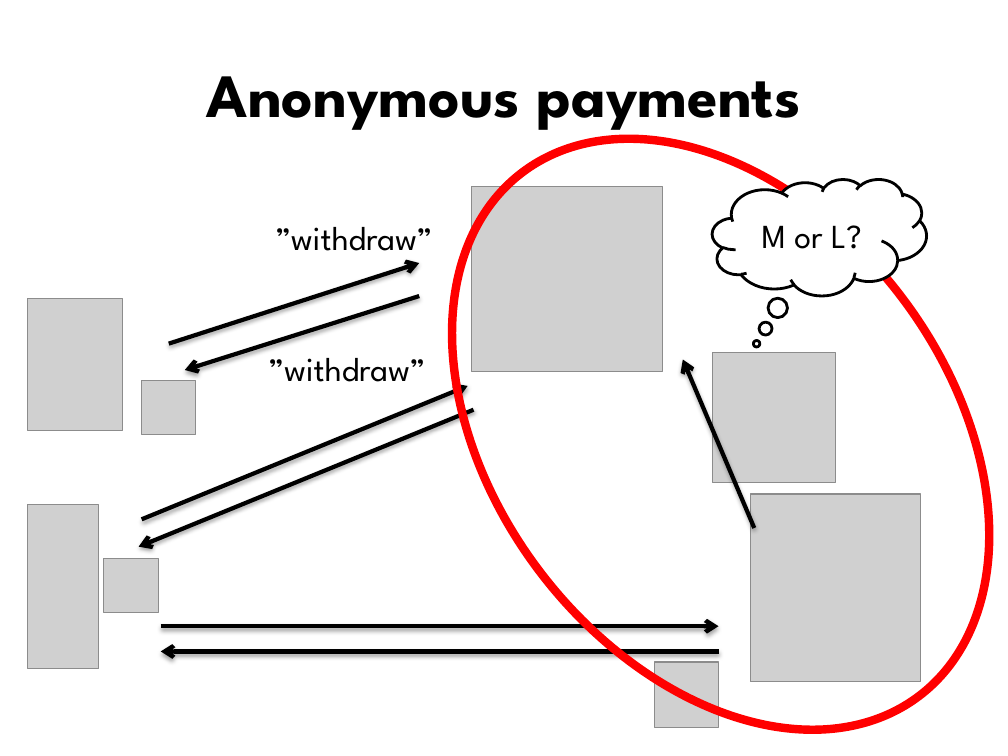
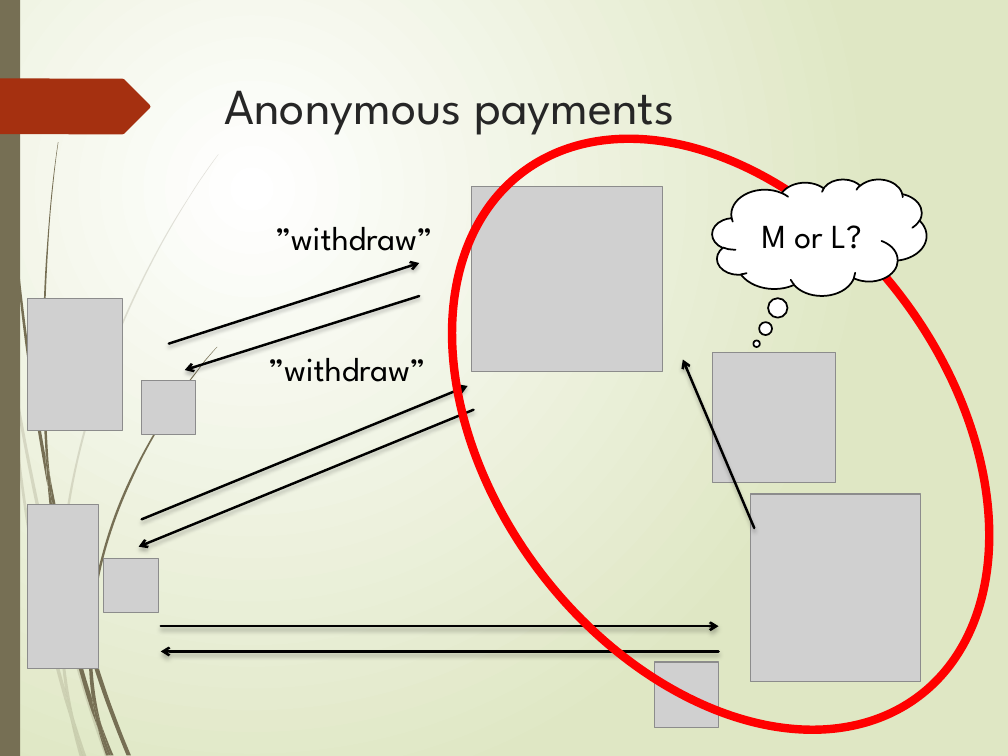
Before and after one commit to jupadhya1/Twitter-Sentimental-Analysis, a slide deck: slide 6 of BTC-Mining.pptx. Drawn at 1008x756 pixels with LibreOffice and Linux fonts; fonts in the diff are those of the drawing; grey boxes stand for pictures. Boxes give left, top, right and bottom in pixels: in the first picture for what was removed or moved away, otherwise in the second. Text is boxed around its words. In the diff, an @@ line names an element or a change of style, - is before the commit and + after.

```diff
--- a/BTC-Mining.pptx
+++ b/BTC-Mining.pptx
@@ background #FFFFFF to gradient #FFFFFF to #DFE8C4 @@
@@ rectangle added at box(0, 0, 20, 756), fill #766F54 @@
@@ freeform shape added at box(0, 79, 150, 135), fill #A53010 @@
@@ title "Anonymous payments": place and size @@
-title "Anonymous payments" at box(207, 76, 801, 136)
+title "Anonymous payments" at box(224, 90, 674, 139)
@@ title "Anonymous payments" at box(224, 90, 674, 139): size 44 to 36 pt, text colour #000000 to #262626, bold off; alignment centre to left; vertical alignment middle to top @@
@@ thought cloud "M or L?" at box(713, 179, 927, 296): outline #000000 2 pt to #000000 1.25 pt @@
@@ arrow (168, 344) - (419, 263): stroke #000000 3 pt to #000000 1.75 pt @@
@@ arrow (419, 296) - (184, 370): stroke #000000 3 pt to #000000 1.75 pt @@
@@ arrow (142, 519) - (468, 386): stroke #000000 3 pt to #000000 1.75 pt @@
@@ arrow (754, 528) - (682, 360): stroke #000000 3 pt to #000000 1.75 pt @@
@@ arrow (474, 409) - (139, 546): stroke #000000 3 pt to #000000 1.75 pt @@
@@ arrow (160, 626) - (719, 626): stroke #000000 3 pt to #000000 1.75 pt @@
@@ arrow (719, 651) - (160, 651): stroke #000000 3 pt to #000000 1.75 pt @@
@@ group added at box(0, 154, 219, 756): 9 freeform shapes @@
@@ group added at box(2, 0, 218, 756): 11 freeform shapes @@
```
Also in this commit, not shown: 33 other slides changed.
